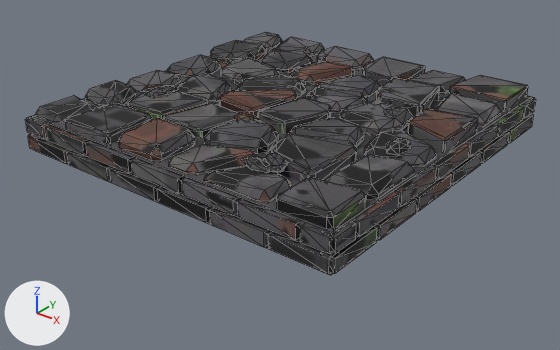
A saved change to the glTF model assets/noir/plates/plate_1_neutral.glb.
One viewpoint serves both versions: a 50 mm camera at (2.46, -3.16, 1.72) aimed at (0.03, -0.11, -0.17). The axes (+X, +Y, +Z) are drawn at lower left. The lights are the same throughout. The first picture is the older version. Mesh edges are drawn as thin lines. Vertices at exactly the same position are counted once.

The older version as bpy lines, for what is in view:
```python
me_plate_1_neutral = bpy.data.meshes.new('plate_1_neutral')
me_plate_1_neutral.from_pydata(...)  # 1694 vertices, 3004 faces; spans x -1.0..1.0, y -1.0..1.0, z -0.1..0.17
me_plate_1_neutral.materials.append(mat_plate_1_neutral_paint)  # picture img_plate_1_neutral_paint
ob_plate_1_neutral = bpy.data.objects.new('plate_1_neutral', me_plate_1_neutral)
ob_plate_1_neutral.location = (0.0, 0.0, 0.1)
```
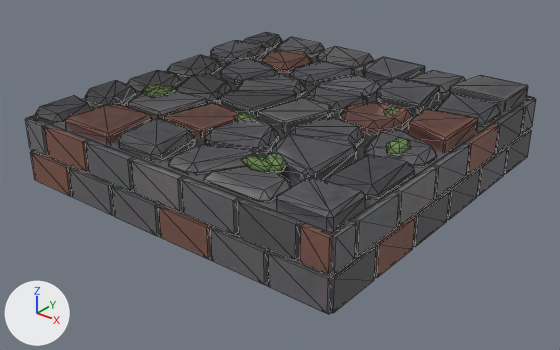
The newer file is also turned or shifted as a whole; pictures and numbers use the older file's frame.

The change in detail:
me_plate_1_neutral is used by ob_plate_1_neutral; location (0.0, 0.0, 0.1).
me_plate_1_neutral had 1694 vertices, 3004 faces and spanned x -1.0..1.0, y -1.0..1.0, z -0.1..0.17.
me_plate_1_neutral now has 1694 vertices, 3004 faces and spans x -1.0..1.0, y -1.0..1.0, z -0.29..0.17.
me_plate_1_neutral part 1: a new loose piece, a box spanning x -0.987..-0.679, y -1.005..-0.935, z -0.269..-0.101, in mat_plate_1_neutral_paint.
me_plate_1_neutral part 2: a new loose piece, a box spanning x -0.654..-0.346, y -1.005..-0.935, z -0.269..-0.101, in mat_plate_1_neutral_paint.
me_plate_1_neutral part 3: a new loose piece, a box spanning x -0.321..-0.013, y -1.005..-0.935, z -0.269..-0.101, in mat_plate_1_neutral_paint.
me_plate_1_neutral part 4: a new loose piece, a box spanning x 0.013..0.321, y -1.005..-0.935, z -0.269..-0.101, in mat_plate_1_neutral_paint.
me_plate_1_neutral part 5: a new loose piece, a box spanning x 0.346..0.654, y -1.005..-0.935, z -0.269..-0.101, in mat_plate_1_neutral_paint.
me_plate_1_neutral part 6: a new loose piece, a box spanning x 0.679..0.987, y -1.005..-0.935, z -0.269..-0.101, in mat_plate_1_neutral_paint.
me_plate_1_neutral part 7: a new loose piece, a box spanning x 0.935..1.005, y -0.987..-0.679, z -0.269..-0.101, in mat_plate_1_neutral_paint.
me_plate_1_neutral part 8: a new loose piece, a box spanning x 0.935..1.005, y -0.654..-0.346, z -0.269..-0.101, in mat_plate_1_neutral_paint.
me_plate_1_neutral part 9: a new loose piece, a box spanning x 0.935..1.005, y -0.321..-0.013, z -0.269..-0.101, in mat_plate_1_neutral_paint.
me_plate_1_neutral part 10: a new loose piece, a box spanning x 0.935..1.005, y 0.013..0.321, z -0.269..-0.101, in mat_plate_1_neutral_paint.
me_plate_1_neutral part 11: a new loose piece, a box spanning x 0.935..1.005, y 0.346..0.654, z -0.269..-0.101, in mat_plate_1_neutral_paint.
me_plate_1_neutral part 12: a new loose piece, a box spanning x 0.935..1.005, y 0.679..0.987, z -0.269..-0.101, in mat_plate_1_neutral_paint.
me_plate_1_neutral part 13: 16 loose pieces with 128 vertices, spanning x -1.0..1.0, y -1.0..1.0, z -0.08..-0.01, are deleted.
me_plate_1_neutral part 14: 90 vertices moved from x -1.0..1.0, y -1.0..1.0, z -0.1..0.11 to x -1.0..1.0, y -1.0..1.0, z -0.29..0.11; 94 vertices removed from x -1.0..1.0, y -1.0..1.0, z -0.08..0.1; 30 vertices added at x -1.0..1.0, y -1.0..1.0, z -0.08..0.11.
me_plate_1_neutral part 15: 2511 kept faces spanning x -1.0..1.0, y -1.0..1.0, z -0.29..0.17 get new texture (UV) coordinates.
Other edits to the shape of me_plate_1_neutral do not show in these pictures.

Changed parts and their boxes [x1, y1, x2, y2] in the pictures (560 x 350 px; the box of a moved part takes in the faces that stretch with it):
'plate_1_neutral', reshaped (16% taller)
    before: [25, 32, 536, 275]
    after: [25, 32, 536, 314]
part 1 of me_plate_1_neutral, added (brown)
    after: [31, 151, 73, 196]
part 2 of me_plate_1_neutral, added
    after: [69, 167, 115, 215]
part 3 of me_plate_1_neutral, added
    after: [112, 185, 161, 236]
part 4 of me_plate_1_neutral, added (brown)
    after: [159, 205, 212, 259]
part 5 of me_plate_1_neutral, added
    after: [211, 227, 268, 285]
part 6 of me_plate_1_neutral, added
    after: [269, 251, 336, 314]
part 7 of me_plate_1_neutral, added
    after: [320, 246, 376, 313]
part 8 of me_plate_1_neutral, added (brown)
    after: [374, 217, 415, 278]
part 9 of me_plate_1_neutral, added
    after: [413, 191, 450, 247]
part 10 of me_plate_1_neutral, added
    after: [447, 168, 480, 220]
part 11 of me_plate_1_neutral, added
    after: [477, 148, 507, 196]
part 12 of me_plate_1_neutral, added
    after: [504, 129, 532, 174]
part 13 of me_plate_1_neutral, deleted
    before: [67, 131, 510, 247]
part 14 of me_plate_1_neutral, moved or reshaped
    before: [25, 50, 536, 275]
    after: [25, 60, 532, 314]
part 15 of me_plate_1_neutral, surface changed
    before: [26, 32, 536, 275]
    after: [26, 32, 536, 314]
